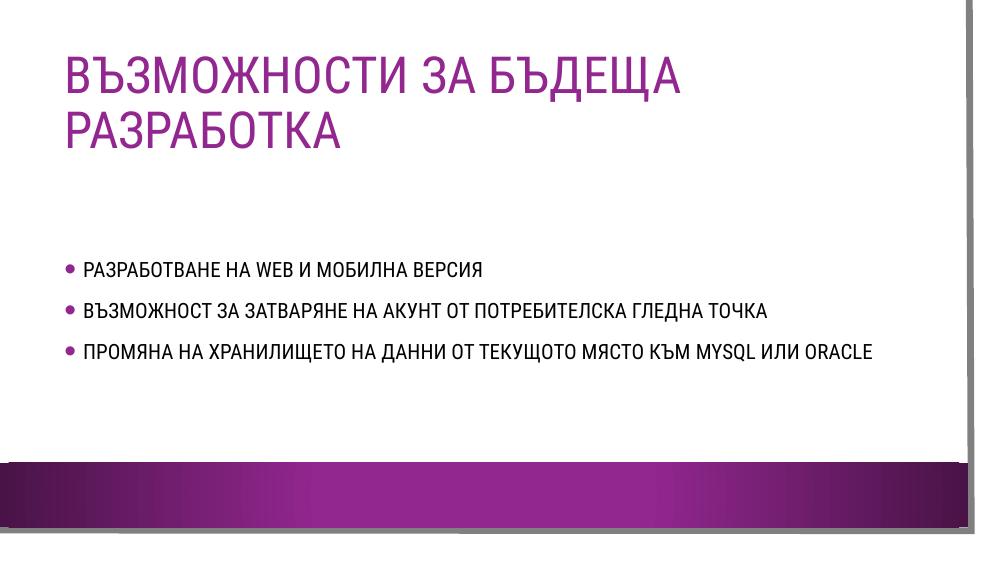
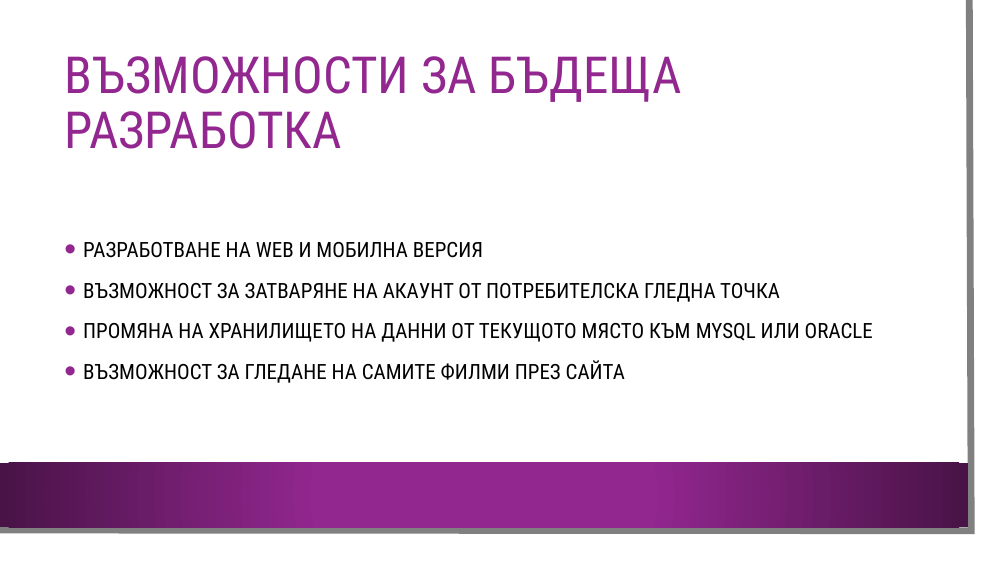
Before and after one commit to RadoslavKolev/DreamMovie, a slide deck: slide 16 of Документация/Презентация - Dream Movie.pptx (slide 14 before the commit). Drawn at 1008x567 pixels with LibreOffice and Linux fonts; fonts in the diff are those of the drawing; background and template pictures are left out. Boxes give left, top, right and bottom in pixels: in the first picture for what was removed or moved away, otherwise in the second. Text is boxed around its words. In the diff, an @@ line names an element or a change of style, - is before the commit and + after.

Commit message:
Final presentation added

```diff
--- a/Документация/Презентация - Dream Movie.pptx
+++ b/Документация/Презентация - Dream Movie.pptx
@@ text at (83,283,780,302): text changed @@
-• ВЪЗМОЖНОСТ ЗА ЗАТВАРЯНЕ НА АКУНТ ОТ ПОТРЕБИТЕЛСКА ГЛЕДНА ТОЧКА
+• ВЪЗМОЖНОСТ ЗА ЗАТВАРЯНЕ НА АКАУНТ ОТ ПОТРЕБИТЕЛСКА ГЛЕДНА ТОЧКА
@@ text at (83,360,625,383): paragraph added @@
+• ВЪЗМОЖНОСТ ЗА ГЛЕДАНЕ НА САМИТЕ ФИЛМИ ПРЕЗ САЙТА
```
Also in this commit, not shown: 4 other slides changed, 2 slides added.
